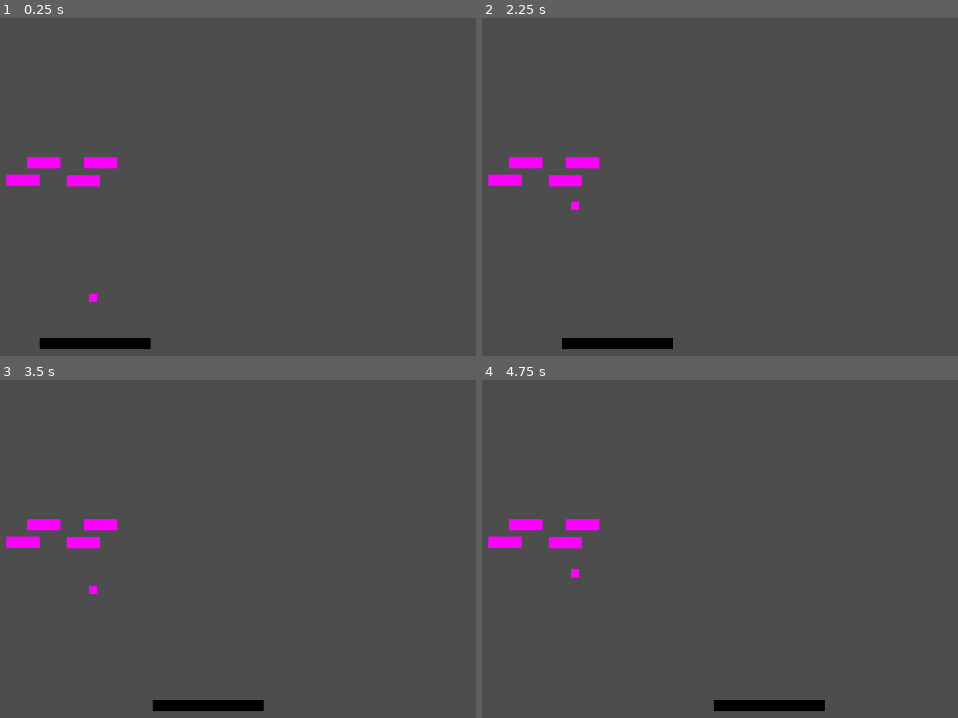
Above: before the commit, frames 1-4 (two rows, left to right).
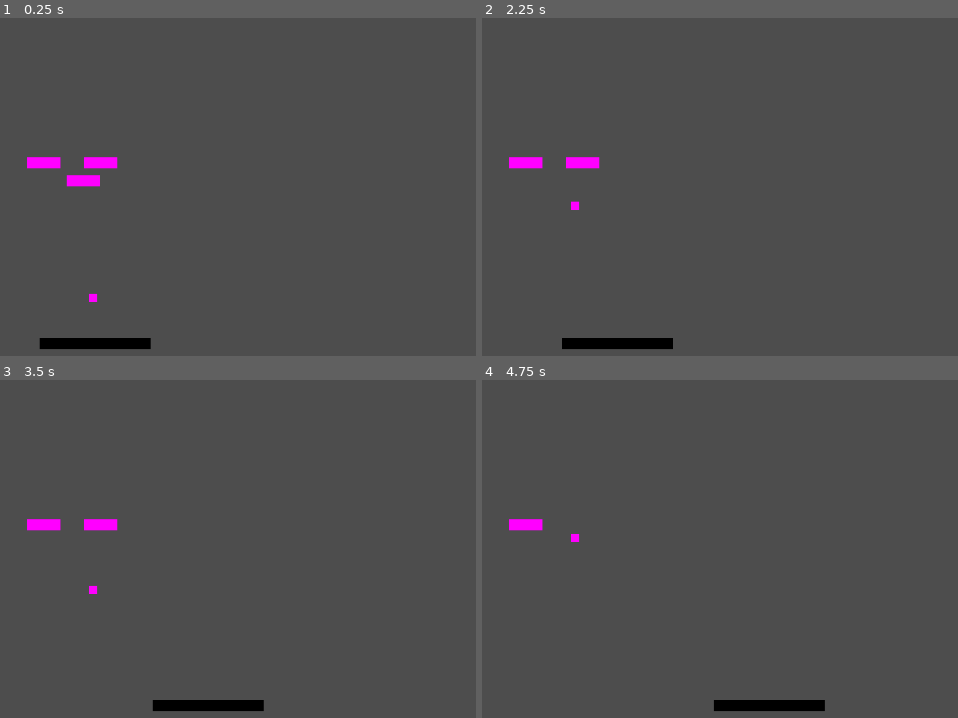
Above: after the commit, the same moments.

Repository: ricekab/godot-bricksclone
Game: Godot game, scene res://common/root.tscn
Same seed, same stepped clock (60 frames per second), same inputs: the game is played once before the commit and once after it.
Inputs:
- Up to frame 1 (0.25 s): no input
- Up to frame 2 (2.25 s): tap Enter (ui_accept) at 0.5, 0.77, 1.52 s; hold Right (ui_right) 0.53-1.28 s; hold Left (ui_left) 1.28-2.03 s; hold Right (ui_right) from 2.03 s (still down)
- Up to frame 3 (3.5 s): keep holding Right (ui_right); tap Enter (ui_accept) at 3.02 s
- Up to frame 4 (4.75 s): release Right (ui_right) at 3.53 s; hold Left (ui_left) from 3.53 s (still down); tap Enter (ui_accept) at 3.77, 4.52 s

The runs differ from the first frame. In frame 1, 0.3% of the frame differs, in the area x 1-9%, y 46-50%; in frame 2, 0.5%; in frame 3, 0.5%; in frame 4, 0.8%, in the area x 1-25%, y 41-59%.

Commit message:
Bounce behaviour and hitpoints implemented

Diff:
--- a/bricksclone/common/root.gd
+++ b/bricksclone/common/root.gd
@@ -13,7 +13,7 @@
 
 # Called when the node enters the scene tree for the first time.
 func _ready():
-	#G_LevelLoader.load_level_by_resource_path("res://levels/mainmenu_level.tscn")
+	# G_LevelLoader.load_level_by_resource_path("res://levels/mainmenu_level.tscn")
 	G_LevelLoader.load_level_by_resource_path("res://levels/test_level.tscn")
 
 
--- a/bricksclone/entities/ball_chbody.gd
+++ b/bricksclone/entities/ball_chbody.gd
@@ -1,5 +1,4 @@
 extends CharacterBody2D
-
 
 const SPEED = 300.0
 const JUMP_VELOCITY = -400.0
@@ -9,21 +8,32 @@
 
 #@export var vel:Vector2 = Vector2(0, 0)
 @export var bounce_speed_scale = 1.0  # Vel increase on each bounce.
+@export var max_speed = 450.0
 
-const MAX_SPEED = 450.0
 
 func _physics_process(delta: float):
-	var collisionInfo :KinematicCollision2D = move_and_collide(velocity * delta)
-	if collisionInfo:
-		if collisionInfo.get_collider().name.contains("paddle_"):
-		# if collisionInfo.collider.name == "paddle_chbody":
+	var collisionInfo: KinematicCollision2D = move_and_collide(velocity * delta)
+	if not collisionInfo:
+		return
+	var collider = collisionInfo.get_collider()
+	# Determine bounce type, default to bouncing on the normal vector
+	var bounce_type: G_Const.BounceType = G_Const.BounceType.NORMAL
+	if "bounce_type" in collider:
+		print("NO BOUNCE TYPE FOUND IN COLLIDER, using default (normal)")
+		bounce_type = collider.bounce_type
+	match bounce_type:
+		G_Const.BounceType.DIRECT:
 			var towards = self.position
 			var from = collisionInfo.get_collider().position
-			var direction_vector: Vector2 =  towards - from
+			var direction_vector: Vector2 = towards - from
 			direction_vector = direction_vector.normalized()
 			velocity = direction_vector * velocity.length()
-		else:
+		G_Const.BounceType.NORMAL:
 			velocity = velocity.bounce(collisionInfo.get_normal())
-
-		velocity *= bounce_speed_scale
-		velocity = velocity.limit_length(MAX_SPEED)
+		G_Const.BounceType.REFLECT:
+			pass
+	if "do_hit" in collider:
+		collider.do_hit()
+	# if collisionInfo.collider.name == "paddle_chbody":
+	velocity *= bounce_speed_scale
+	velocity = velocity.limit_length(max_speed)
--- /dev/null
+++ b/bricksclone/entities/brick_stbody.gd
@@ -0,0 +1,22 @@
+extends StaticBody2D
+
+@export var hitpoints: int = 1
+@export var bounce_type: G_Const.BounceType = G_Const.BounceType.NORMAL
+
+
+# Called when the node enters the scene tree for the first time.
+func _ready():
+	pass
+
+
+# Called every frame. 'delta' is the elapsed time since the previous frame.
+func _process(delta):
+	pass
+
+
+func do_hit():
+	self.hitpoints -= 1
+	if self.hitpoints > 1:
+		return
+	# Brick is destroyed
+	self.queue_free()
--- a/bricksclone/entities/brick_stbody.tscn
+++ b/bricksclone/entities/brick_stbody.tscn
@@ -1,4 +1,6 @@
-[gd_scene load_steps=3 format=3 uid="uid://b8lbr1a260rd1"]
+[gd_scene load_steps=4 format=3 uid="uid://b8lbr1a260rd1"]
+
+[ext_resource type="Script" path="res://entities/brick_stbody.gd" id="1_eddv4"]
 
 [sub_resource type="RectangleShape2D" id="RectangleShape2D_2aqqm"]
 size = Vector2(16, 16)
@@ -8,6 +10,7 @@
 
 [node name="brick_stbody" type="StaticBody2D"]
 collision_mask = 0
+script = ExtResource("1_eddv4")
 
 [node name="CollisionShape2D" type="CollisionShape2D" parent="."]
 shape = SubResource("RectangleShape2D_2aqqm")
--- a/bricksclone/entities/paddle_chbody.gd
+++ b/bricksclone/entities/paddle_chbody.gd
@@ -3,6 +3,7 @@
 @export var width_scale: float = 1.0
 @export var max_speed: float = 1000.0
 @export var acceleration: float = 100.0
+@export var bounce_type: G_Const.BounceType = G_Const.BounceType.DIRECT
 
 # Get the gravity from the project settings to be synced with RigidBody nodes.
 var gravity = ProjectSettings.get_setting("physics/2d/default_gravity")
--- a/bricksclone/entities/paddle_chbody.tscn
+++ b/bricksclone/entities/paddle_chbody.tscn
@@ -17,9 +17,6 @@
 [node name="paddle_chbody" type="CharacterBody2D"]
 collision_mask = 0
 script = ExtResource("1_dnrqe")
-width_scale = null
-max_speed = null
-acceleration = null
 
 [node name="paddle_sprite" type="Sprite2D" parent="."]
 texture = SubResource("GradientTexture2D_vghu7")
--- a/bricksclone/levels/test_level.tscn
+++ b/bricksclone/levels/test_level.tscn
@@ -11,16 +11,9 @@
 [node name="paddle_chbody" parent="." instance=ExtResource("1_bcgur")]
 position = Vector2(476, 470)
 scale = Vector2(10, 1)
-width_scale = null
-max_speed = null
-acceleration = null
 
 [node name="ball_chbody" parent="." instance=ExtResource("2_a3twg")]
 position = Vector2(473, 404)
-
-[node name="brick_stbody" parent="." instance=ExtResource("3_qj2ov")]
-position = Vector2(372, 234)
-scale = Vector2(3, 1)
 
 [node name="brick_stbody2" parent="." instance=ExtResource("3_qj2ov")]
 position = Vector2(402, 209)
--- a/bricksclone/project.godot
+++ b/bricksclone/project.godot
@@ -18,6 +18,7 @@
 [autoload]
 
 G_LevelLoader="*res://scripts/level_loader.gd"
+G_Const="*res://scripts/const.gd"
 
 [rendering]
 
--- /dev/null
+++ b/bricksclone/scripts/const.gd
@@ -0,0 +1,7 @@
+extends Node
+
+enum BounceType {
+	NORMAL,  # Bounce per the normal vector
+	DIRECT,  # Bounce in a specific direction
+	REFLECT,  # RETURN DIRECTLY
+}
--- a/bricksclone/scripts/level_loader.gd
+++ b/bricksclone/scripts/level_loader.gd
@@ -1,6 +1,7 @@
 extends Node
 
 @onready var root_level_container = get_node("/root/root/level_container")
+
 
 func load_level_by_resource_path(res_path: String):
 	# res_path: Resource path to a level. Example: "res://levels/mainmenu_level.tscn"
@@ -9,5 +10,6 @@
 		child.queue_free()
 	root_level_container.add_child(level.instantiate())
 
+
 func _ready():
-	pass # Replace with function body.
+	pass  # Replace with function body.
Not shown, changed: .gitignore
Not shown, changed: README.md
